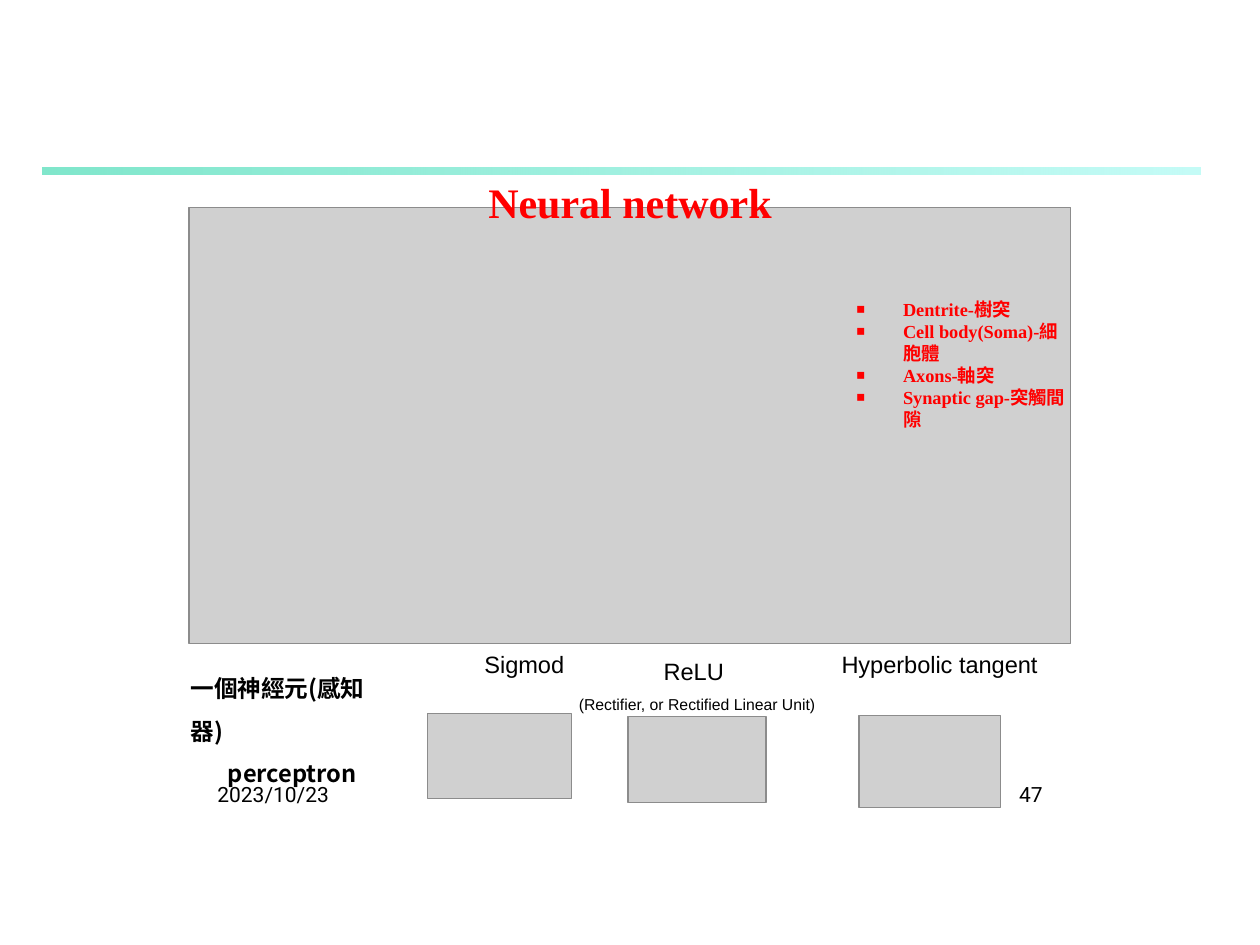
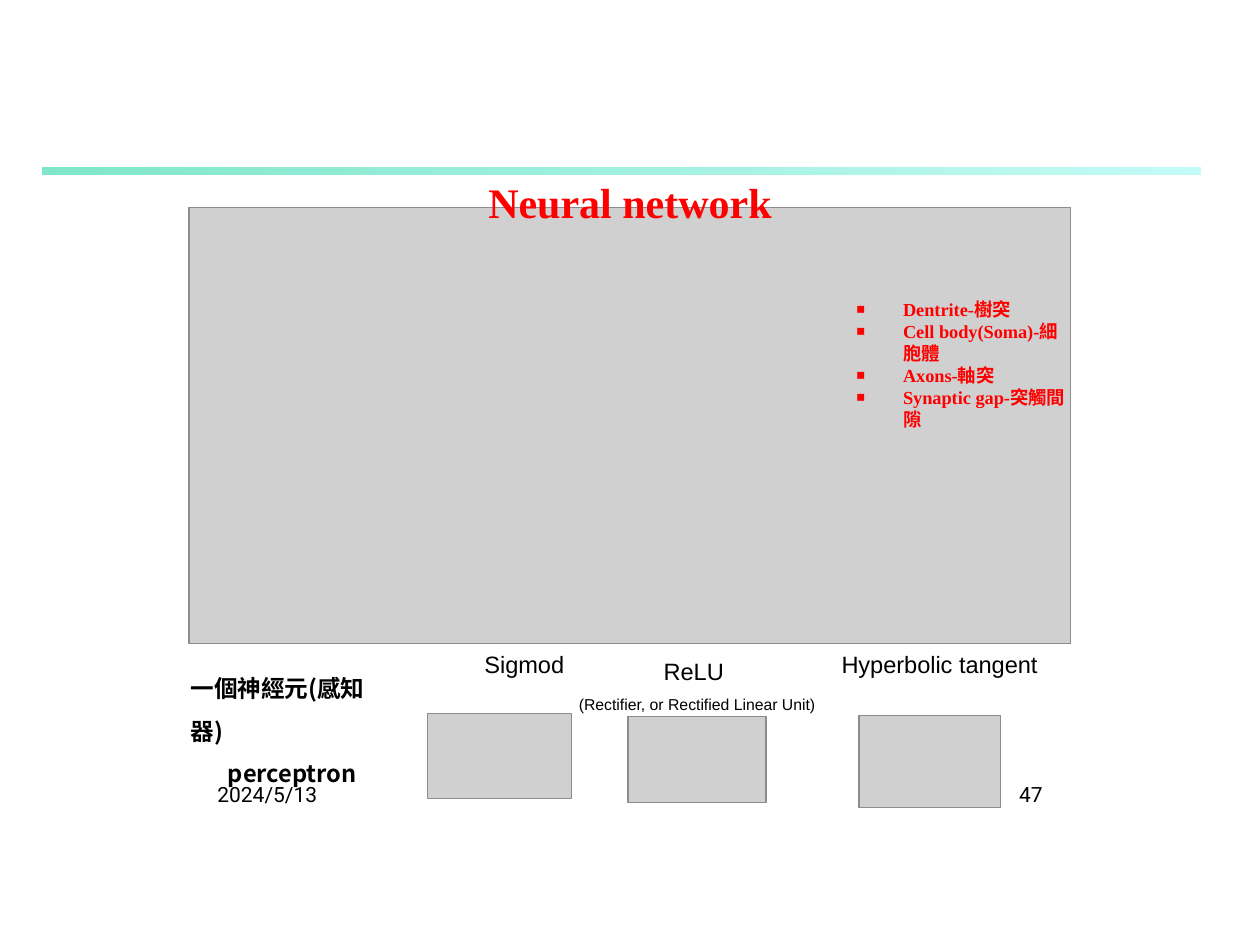
Before and after one commit to carina419/NTUST, a slide deck: slide 47 of 112-1/MI5130701 資料探勘 Data Mining/2-new - Classification.pptx. Drawn at 1260x945 pixels with LibreOffice and Linux fonts; fonts in the diff are those of the drawing; grey boxes stand for pictures. Boxes give left, top, right and bottom in pixels: in the first picture for what was removed or moved away, otherwise in the second. Text is boxed around its words. In the diff, an @@ line names an element or a change of style, - is before the commit and + after.

```diff
--- a/112-1/MI5130701 資料探勘 Data Mining/2-new - Classification.pptx
+++ b/112-1/MI5130701 資料探勘 Data Mining/2-new - Classification.pptx
@@ text at <box>217,782,317,804</box>: text changed @@
-2023/10/23
+2024/5/13
```
Also in this commit, not shown: 98 other slides changed, 3 other files.
